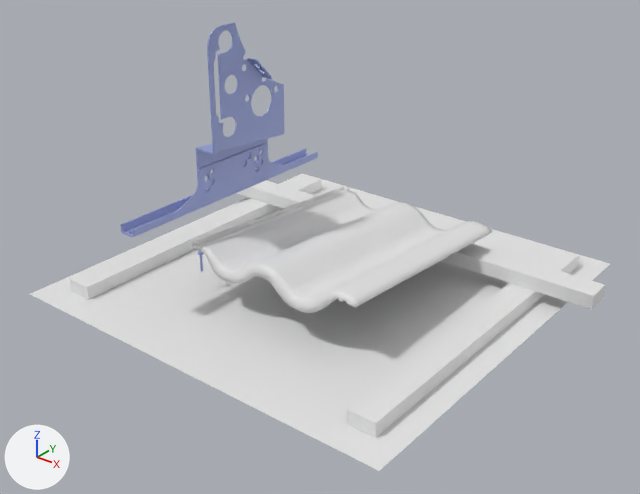
The glTF model Konsol_CWL.glb, before and after one commit.
Rendered twice from a 50 mm lens placed at (0.863, -1.106, 0.742), pointed at (0.03, -0.065, 0.096). Lighting does not change. The marker at lower left points along +X, +Y and +Z. The picture after the commit comes second. Where no turn or scale is listed for an object, it has been applied to the vertices. Vertices at exactly the same position are counted once.

Objects in the first picture: '410003-2.008', '420073-1', 'Läkt 36x48', 'Läkt 36x48.001', 'Läkt 36x48.002', 'Plane', 'takPanna betong' and 1 more.
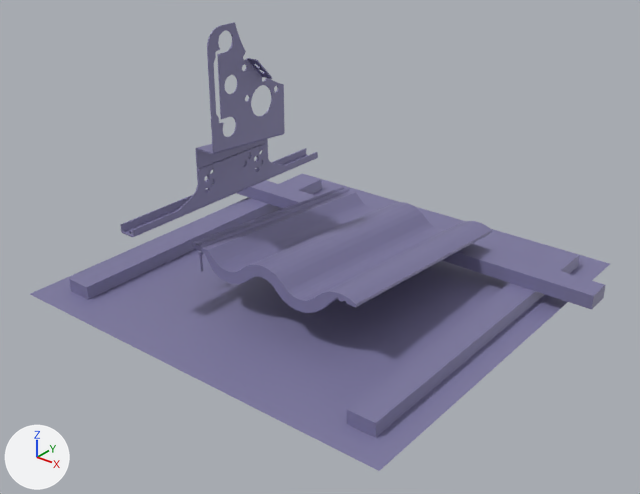
Where the change shows, as pixel boxes [x1, y1, x2, y2] in the pictures (640 x 494 px):
'Plane', recoloured (white to greyish blue): [30, 173, 610, 471] in both
'takPanna betong', recoloured (white to greyish blue): [192, 187, 492, 313] in both
'Läkt 36x48.002', recoloured (white to greyish blue): [346, 248, 579, 438] in both
'Läkt 36x48.001', recoloured (white to greyish blue): [69, 174, 322, 300] in both
'Läkt 36x48', recoloured: [237, 180, 606, 309] in both
part 1 of me_420073_1, recoloured (darker): [196, 22, 285, 191] in both
part 2 of me_410003_2_003, recoloured (darker): [120, 143, 318, 237] in both

The change, as a list of edits to the scene's bpy script:
```text
Add mat_generic:
    mat_generic = principled_material('Generic')
    mat_generic.base_color = (0.208, 0.194, 0.359)  # greyish blue #7e7aa2
Add mat_generic_001:
    mat_generic_001 = bpy.data.materials.new('Generic.001')
    # nodes: BsdfPrincipled, Mix, OutputMaterial, VertexColor
    # colours: greyish blue #7e7aa2, mixed with the vertex colours
Change me_plane_002:
    where me_plane_002.from_pydata(...)  # 821 vertices, 1638 faces; spans x -0.163..0.174, y -0.205..0.206, z -0.031..0.053
    add me_plane_002.materials.append(mat_generic)  # greyish blue #7e7aa2
Change me_cube_011:
    where me_cube_011.from_pydata(...)  # 8 vertices, 12 faces; spans x -0.418..0.418, y -0.024..0.024, z -0.013..0.013
    add me_cube_011.materials.append(mat_generic)  # greyish blue #7e7aa2
Change me_420073_1:
    where me_420073_1.from_pydata(...)  # 1876 vertices, 3812 faces; spans x -0.032..0.032, y -0.086..0.086, z -0.143..0.143
    used by ob_420073_1; location = (-0.103, -0.094, 0.317)
    remove me_420073_1.materials.append(mat_defaultmaterial)
    me_420073_1 part 1: 3812 faces centred in x -0.032..0.032, y -0.086..0.086, z -0.143..0.143 are repainted in the vertex colours; the middle colour goes from blue #97a3da to white #ffffff
    add me_420073_1.materials.append(mat_generic_001)
Change me_410003_2_003:
    where me_410003_2_003.from_pydata(...)  # 2172 vertices, 4464 faces; spans x -0.02..0.01, y -0.228..0.222, z -0.018..0.051
    used by ob_410003_2_008; location = (-0.14, -0.093, 0.177)
    remove me_410003_2_003.materials.append(mat_defaultmaterial_001)
    me_410003_2_003 part 2: 4464 faces centred in x -0.02..0.01, y -0.228..0.222, z -0.018..0.051 are repainted in the vertex colours; the middle colour goes from blue #97a3da to white #ffffff
    add me_410003_2_003.materials.append(mat_generic_001)
Change me_cube_002:
    where me_cube_002.from_pydata(...)  # 8 vertices, 12 faces; spans x -0.024..0.024, y -0.336..0.303, z -0.013..0.013
    add me_cube_002.materials.append(mat_generic)  # greyish blue #7e7aa2
Change me_cube_003:
    where me_cube_003.from_pydata(...)  # 8 vertices, 12 faces; spans x -0.024..0.024, y -0.336..0.303, z -0.013..0.013
    add me_cube_003.materials.append(mat_generic)  # greyish blue #7e7aa2
Change me_plane:
    where me_plane.from_pydata(...)  # 4 vertices, 2 faces; spans x -0.369..0.369, y -0.369..0.369, z 0.0
    add me_plane.materials.append(mat_generic)  # greyish blue #7e7aa2
```
